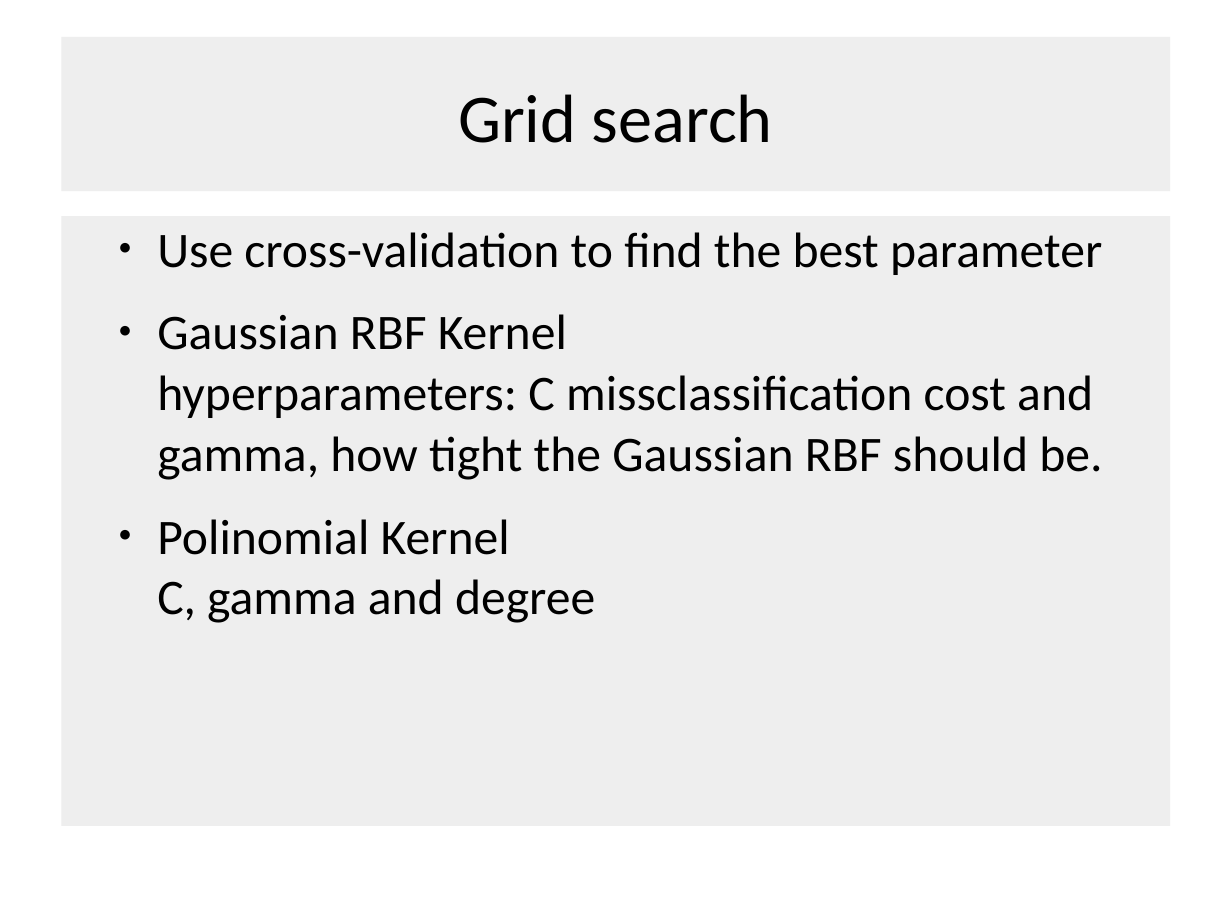
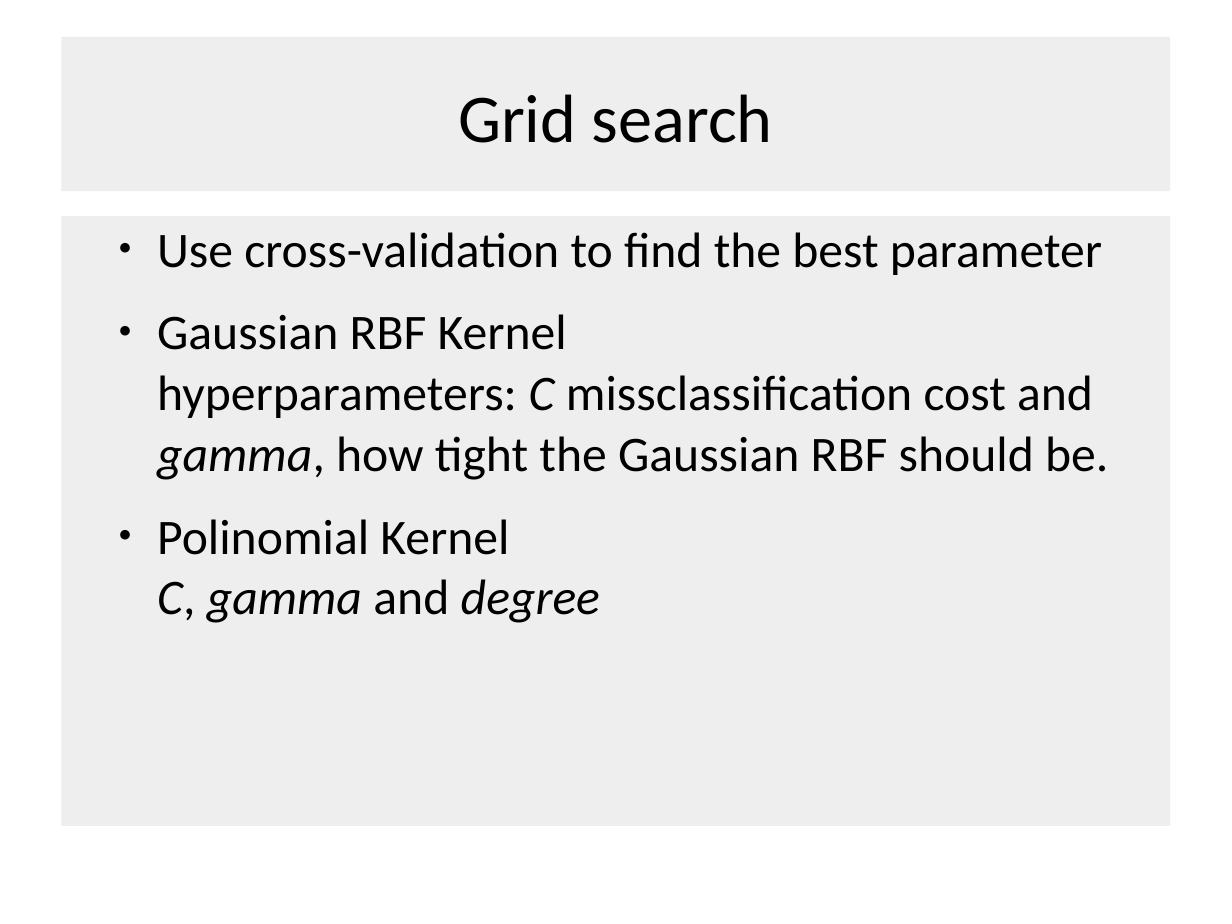
Before and after one commit to SebastianLukas/greenpatterns, a slide deck: slide 6 of OKNNow/Präsi.ppt. Drawn at 1232x924 pixels with LibreOffice and Linux fonts; fonts in the diff are those of the drawing; background and template pictures are left out. Boxes give left, top, right and bottom in pixels: in the first picture for what was removed or moved away, otherwise in the second. Text is boxed around its words. In the diff, an @@ line names an element or a change of style, - is before the commit and + after.

Commit message:
typos

```diff
--- a/OKNNow/Präsi.ppt
+++ b/OKNNow/Präsi.ppt
@@ text "Use cross-validation to find the ..." at (x1=61, y1=216, x2=1171, y2=826): italic on in "C gamma,", "C, gamma degree" @@
```
